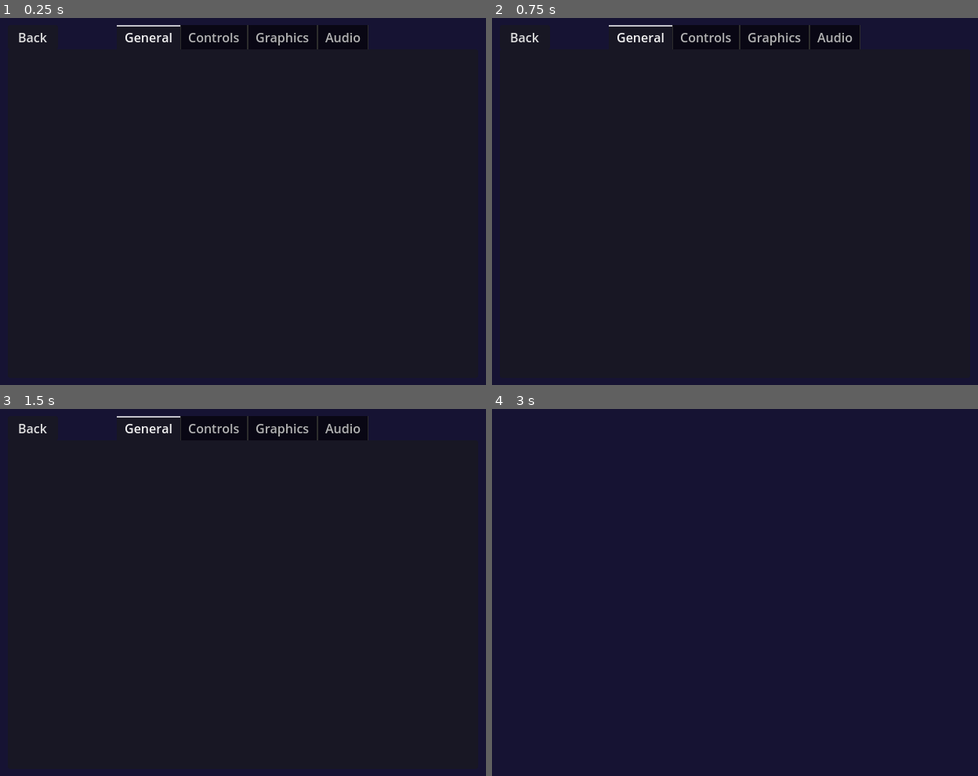
Above: before the commit, frames 1-4 (two rows, left to right).
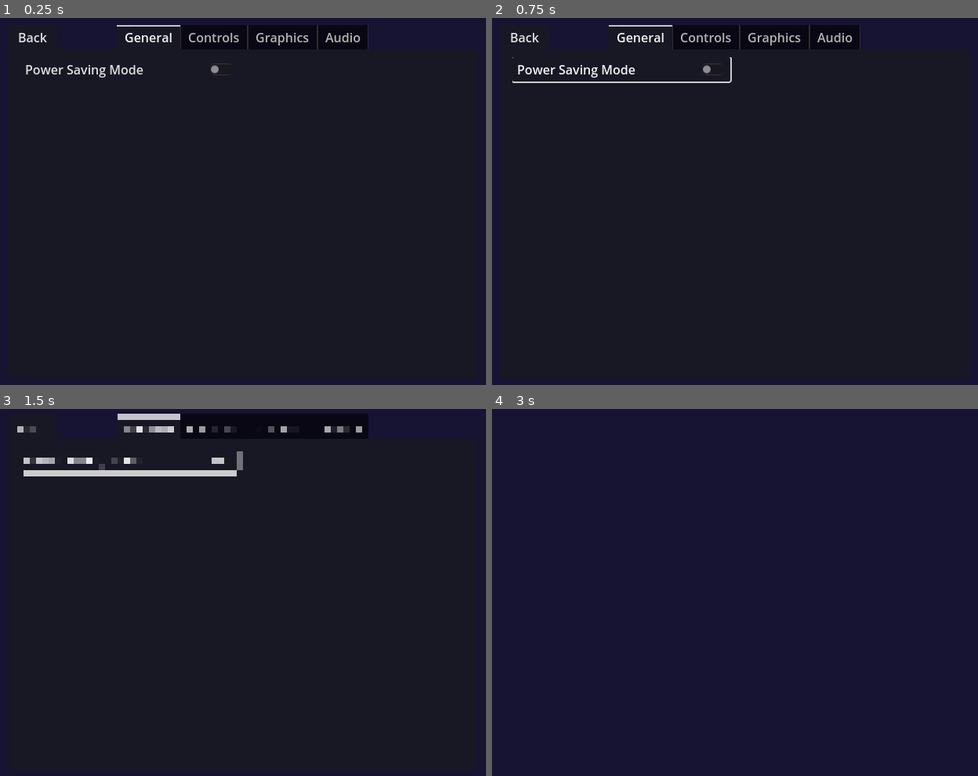
Above: after the commit, the same moments.

Repository: spirit-x64/Godot-Wild-Jam-72
Game: Godot game, scene res://scenes/menus/settings_menu.tscn
Two runs of this game, one before a commit and one after it. Both use one fixed random seed, a clock stepped at 60 frames per second and the inputs below. This scene is started directly instead of the project's main scene.
Inputs (mouse positions are in pixels of both pictures, inside the frame that each line leads up to):
- Up to frame 1 (0.25 s): no input
- Up to frame 2 (0.75 s): click (623, 69) at 0.5 s, where only the run after the commit has a clickable "Power Saving Mode"
- Up to frame 3 (1.5 s): click (131, 460) at 1.25 s, where only the run after the commit has a clickable "Power Saving Mode"
- Up to frame 4 (3 s): click (623, 460) at 2 s, where only the run after the commit has a clickable "Power Saving Mode"; click "Back" at 2.75 s

The runs differ from the first frame. In frame 1, 0.3% of the frame differs, in the area x 5-47%, y 12-17%; in frame 2, 0.6%; in frame 3, 2.3%, in the area x 3-76%, y 1-19%; in frame 4, nothing differs.

Commit message:
add power saving option

Diff:
--- a/autoload/Settings.gd
+++ b/autoload/Settings.gd
@@ -31,4 +31,11 @@
 
 
 func apply_settings():
-	pass
+	OS.low_processor_usage_mode = power_saving
+
+
+# General
+var power_saving: bool = false :
+	set(value):
+		emit_signal("settings_updated")
+		power_saving = value
--- a/scenes/menus/settings_menu.gd
+++ b/scenes/menus/settings_menu.gd
@@ -16,4 +16,8 @@
 
 
 func sync_settings():
-	pass
+	%power_saving.button_pressed = Settings.power_saving
+
+
+func toggle_power_saving(is_toggled_on: bool):
+	Settings.power_saving = is_toggled_on
--- a/scenes/menus/settings_menu.tscn
+++ b/scenes/menus/settings_menu.tscn
@@ -48,6 +48,11 @@
 layout_mode = 2
 size_flags_horizontal = 3
 
+[node name="power_saving" type="CheckButton" parent="TabContainer/General/ScrollContainer/HSplitContainer/VBoxContainer"]
+unique_name_in_owner = true
+layout_mode = 2
+text = "Power Saving Mode"
+
 [node name="VBoxContainer2" type="VBoxContainer" parent="TabContainer/General/ScrollContainer/HSplitContainer"]
 layout_mode = 2
 size_flags_horizontal = 3
@@ -79,4 +84,5 @@
 grow_vertical = 2
 text = "Back"
 
+[connection signal="toggled" from="TabContainer/General/ScrollContainer/HSplitContainer/VBoxContainer/power_saving" to="." method="toggle_power_saving"]
 [connection signal="pressed" from="back" to="." method="back"]
